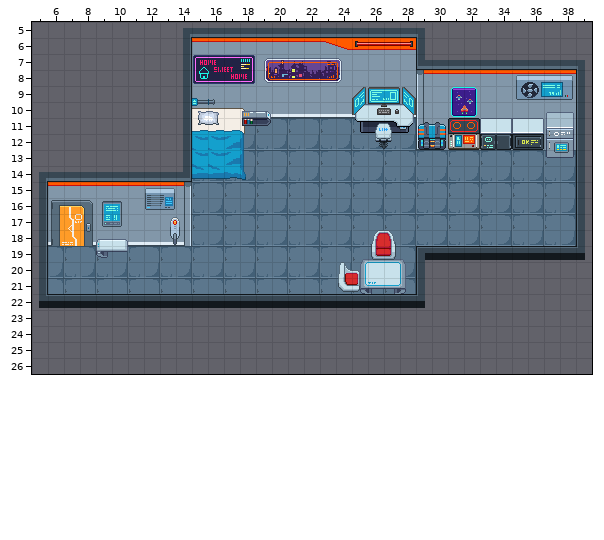
Tiled map: graphics/Tiled/data/tmx/Salon.tmx. Above: the version before the commit.
Cells are 16x16 px. Shown: x 5..39, y 5..26.
After the commit:
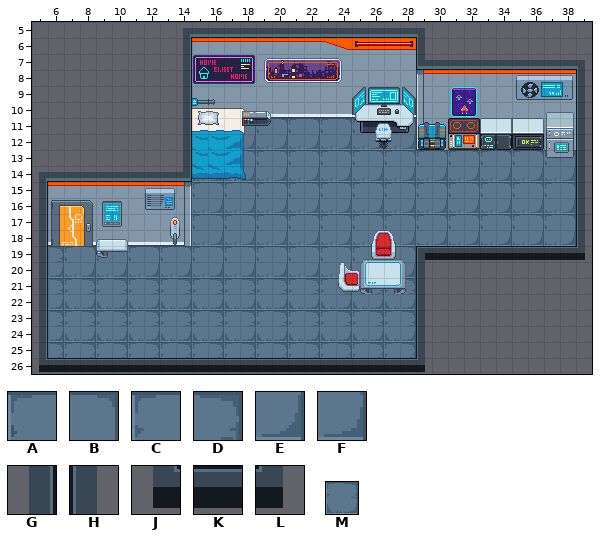
Key: from "pixel-cyberpunk-interior": A 170, B 171, C 172, D 173, E 213, F 215, G 423, H 426, J 675, K 676, L 678; from "pixel-cyberpunk-interior1": M 44.
_ is an empty cell.
Tiles replaced or removed in this view: A, B, E, K.
Diff:
Changed rows in their new state; . is an unchanged cell.
Layer "Ground":
first column x 6:
19 D......................
20 F......................
21 DCDCDCDCDCDCDCDCDCD.DCD
22 F.F.F.F.F.F.F.F.F.F.F.F
23 DCDCDCDCDCDCDCDCDCDCDCD
24 F.F.F.F.F.F.F.F.F.F.F.F
25 DCDCDCDCDCDCDCDCDCDCDCD
Layer "Wall":
first column x 7:
22 M.M.M.M.M.M.M.M.M.M.M
24 M.M.M.M.M.M.M.M.M.M.M
Layer "Wall delimitation":
first column x 6:
22 _______________________
Layer "Wall decoration":
first column x 5:
22 G.......................H
23 G.......................H
24 G.......................H
25 G.......................H
26 JKKKKKKKKKKKKKKKKKKKKKKKL
Where, in picture pixels (left, top, right, bottom), the same in both pictures:
changed: (39, 247, 425, 372)
